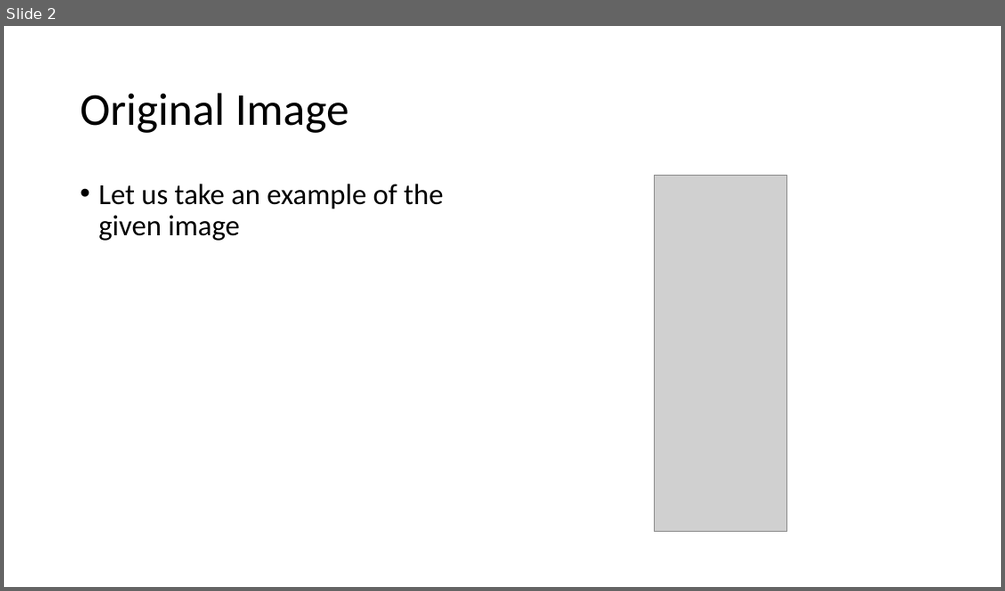
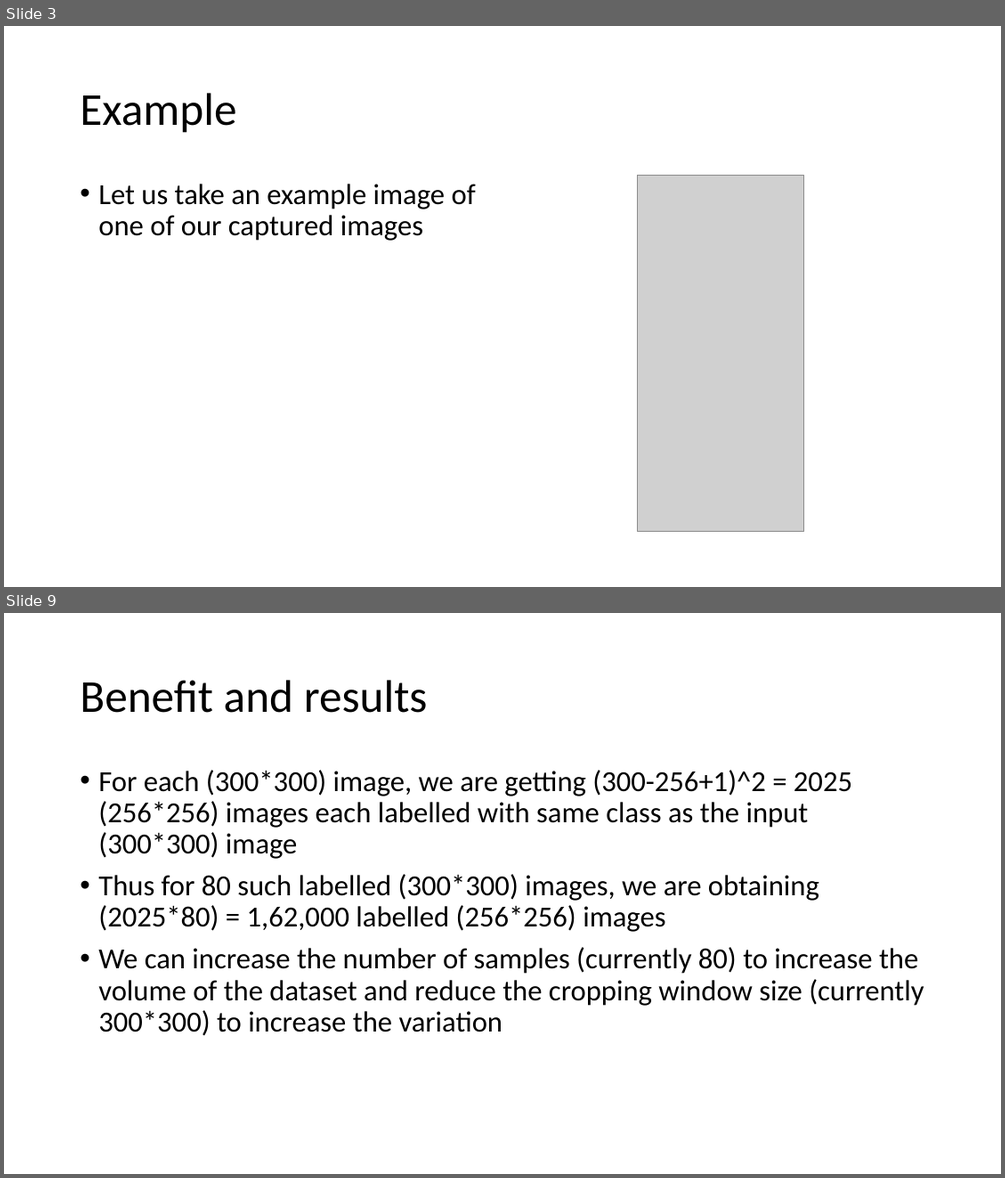
Before and after one commit to AdityaShenoy/Drones_For_Structural_Audit, a slide deck: ppt/Dataset Preprocessing Steps.pptx. Shown one above the other, each under a label of ours: slide 2 before the commit, slides 3 and 9 after it; the slides between them are not shown. The pictures are 1005x591 and 1005x1178 pixels, drawn with LibreOffice and Linux fonts; fonts in the diff are those of the drawing; grey boxes stand for pictures. Boxes give left, top, right and bottom in pixels: in the first picture for what was removed or moved away, otherwise in the second. Text is boxed around its words. In the diff, an @@ line names an element or a change of style, - is before the commit and + after.

```diff
--- a/ppt/Dataset Preprocessing Steps.pptx
+++ b/ppt/Dataset Preprocessing Steps.pptx
@@ slide 9 added at (4,613,1001,1174), background #FFFFFF @@
@@ title added at (80,680,428,713), 44 pt, text #000000 @@
+Benefit and results
@@ text added at (98,770,923,1036), 28 pt, text #000000 @@
+• For each (300*300) image, we are getting (300-256+1)^2 = 2025 (256*256) images each labelled with same class as the input (300*300) image
+• Thus for 80 such labelled (300*300) images, we are obtaining (2025*80) = 1,62,000 labelled (256*256) images
+• We can increase the number of samples (currently 80) to increase the volume of the dataset and reduce the cropping window size (currently 300*300) to increase the variation
@@ what was slide 2 is now slide 3 @@
@@ slide 3 changed as well @@
@@ title at (80,93,236,133): text changed @@
-Original Image
+Example
@@ text at (98,184,476,240): text changed @@
-• Let us take an example of the given image
+• Let us take an example image of one of our captured images
@@ picture: place and size @@
-picture at (654,176,787,532)
+picture at (638,176,804,532)
```
Also in this commit, not shown: 3 other slides changed, 5 other slides added, 5 slides removed, 2 other files.
